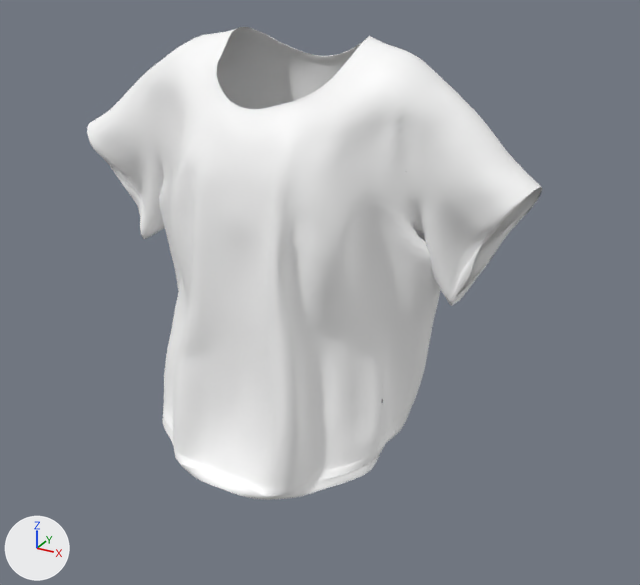
A saved change to the glTF model public/3d/avatar/MEN/Body/Petite/Sizes/Tshirt/Petite_Tshirt_L.glb.
The view is the same before and after, from a 50 mm lens placed at (12.31, -20.07, 31.84), pointed at (0.95, 0.6, 21.51). Lighting does not change. The marker at lower left points along +X, +Y and +Z. Vertices at the same position are counted once.

The first picture shows 'TShirt_for_Genesis.008'.
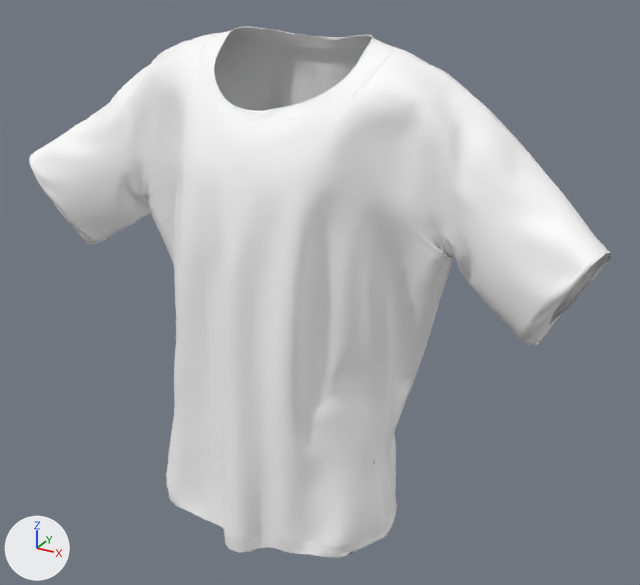
The edits, one by one:
me_tshirt_for_genesis_010 is used by ob_tshirt_for_genesis_008; location (0.0, 0.0, 0.0); rotation (1.571, 0.0, 0.0), in degrees (90, 0, 0).
me_tshirt_for_genesis_010 had 13206 vertices, 26176 faces and spanned x -7.15..7.0, y 16.86..28.69, z -3.56..3.47.
me_tshirt_for_genesis_010 now has 13206 vertices, 26176 faces and spans x -6.75..6.58, y -6.37..4.22, z -1.87..2.54.
me_tshirt_for_genesis_010 part 1: 13206 of 13206 vertices moved; they spanned x -7.15..7.0, y 16.86..28.69, z -3.56..3.47 and now span x -6.75..6.58, y -6.37..4.22, z -1.87..2.54; mean shift (-0.01, -23.82, 0.48); largest move (3.35, 28.21, -1.49) -> (2.98, 3.59, -0.65).
Object 'TShirt_for_Genesis.008' (ob_tshirt_for_genesis_008) moves from (0.0, 0.0, 0.0) to (0.03, 0.34, 22.99).
Object 'TShirt_for_Genesis.008' (ob_tshirt_for_genesis_008) is rescaled from (1.0, 1.0, 1.0) to (1.35, 1.35, 1.35).

Boxes [x1, y1, x2, y2] around the edits, measured in the pictures (640 x 585 px):
'TShirt_for_Genesis.008', reshaped, moved, rescaled (28% wider, 12% taller): before [87, 27, 542, 500]; after [29, 26, 611, 558]
